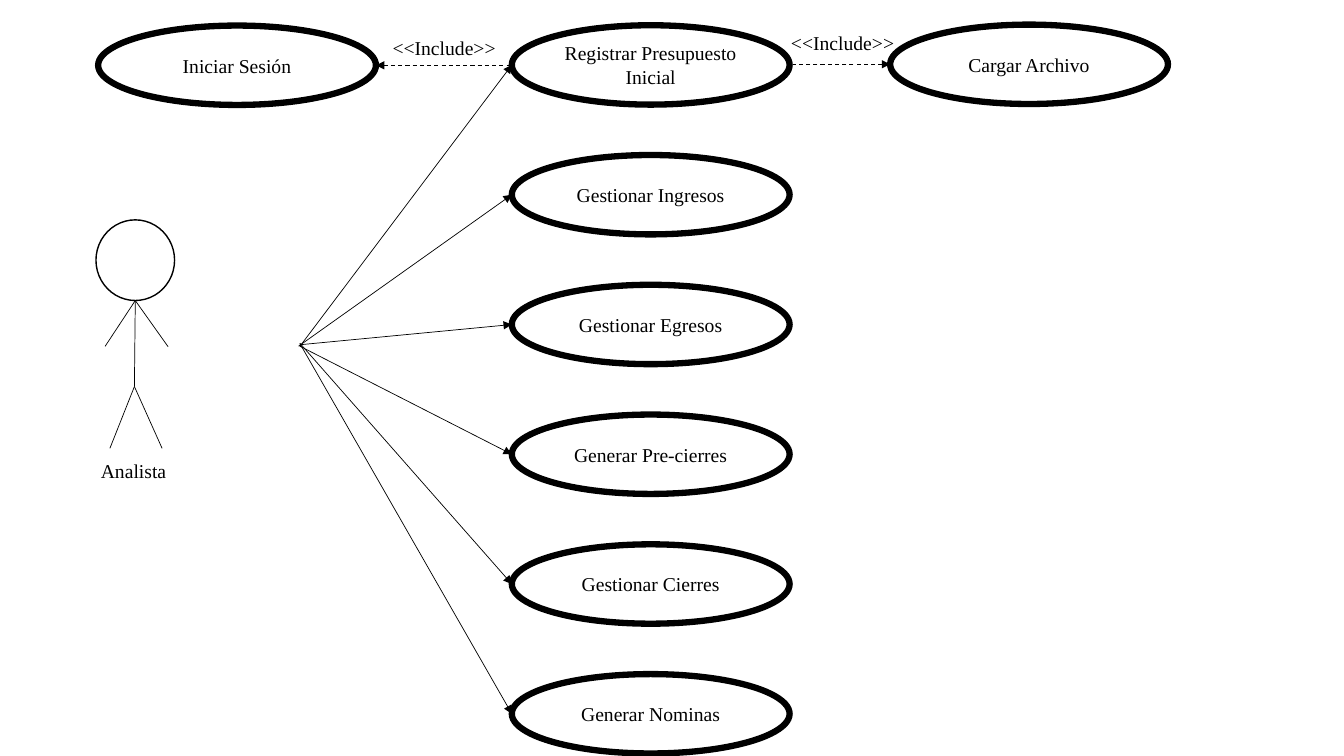
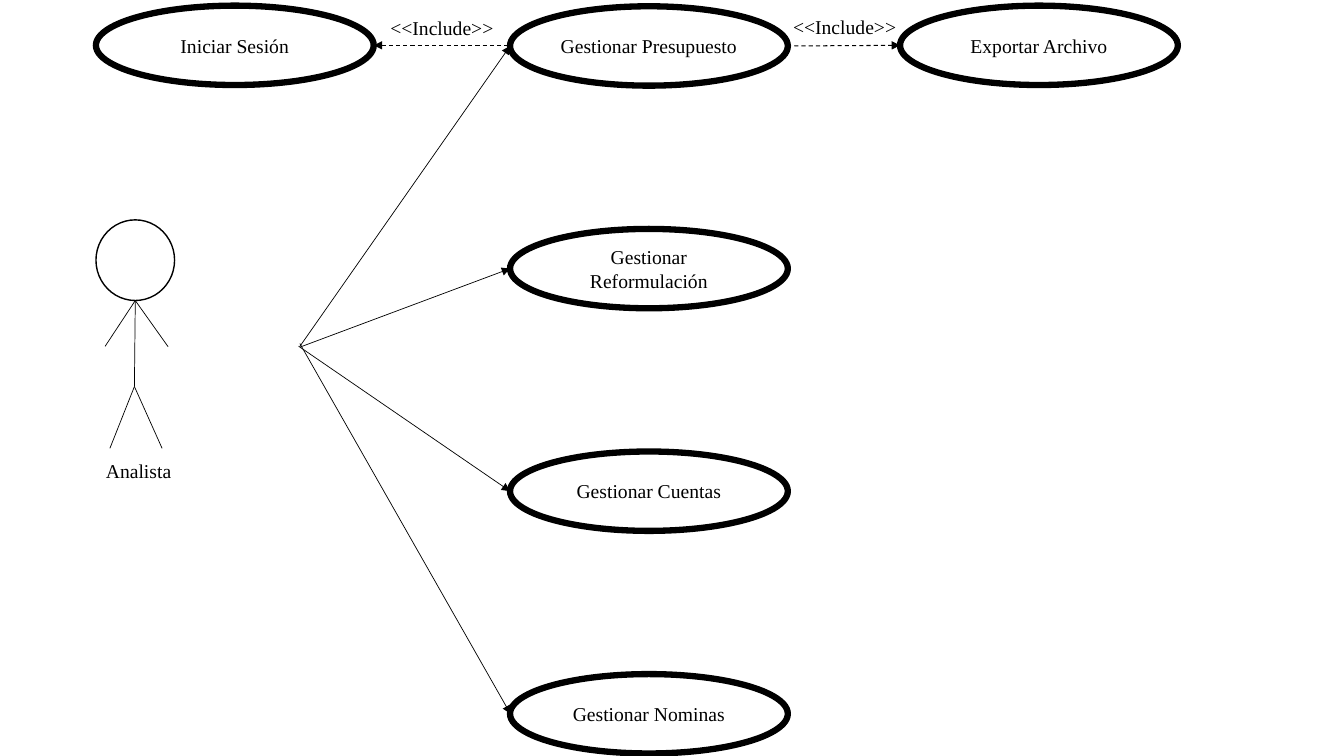
Before and after one commit to jakeyellowblack/UNA, a slide deck: slide 2 of Casos de uso.pptx. Drawn at 1344x756 pixels with LibreOffice and Linux fonts; fonts in the diff are those of the drawing. Boxes give left, top, right and bottom in pixels: in the first picture for what was removed or moved away, otherwise in the second. Text is boxed around its words. In the diff, an @@ line names an element or a change of style, - is before the commit and + after.

Commit message:
Listas de movimientos de reformulaciones y nominas

```diff
--- a/Casos de uso.pptx
+++ b/Casos de uso.pptx
@@ text "<<Include>>": place and size @@
-text "<<Include>>" at (393, 41, 496, 56)
+text "<<Include>>" at (390, 21, 493, 36)
@@ 2 ellipses, 1 arrow: place and size @@
-2 ellipses, 1 arrow at (98, 25, 790, 105)
+2 ellipses, 1 arrow at (96, 6, 788, 86)
@@ text "<<Include>>" rewrapped from (791, 36, 894, 55) to (793, 20, 896, 35) @@
@@ ellipse "Exportar Archivo": place and size @@
-ellipse "Exportar Archivo" at (890, 24, 1169, 104)
+ellipse "Exportar Archivo" at (900, 6, 1179, 86)
@@ arrow moved from (300, 347) - (512, 65) to (300, 347) - (510, 46) @@
@@ text in ellipse at (561, 40, 737, 58): text changed @@
-Registrar Presupuesto Inicial
+Gestionar Presupuesto
@@ arrow moved from (890, 65) - (792, 65) to (900, 45) - (788, 46) @@
@@ text in ellipse at (970, 39, 1107, 58): text changed @@
-Cargar Archivo
+Exportar Archivo
@@ ellipse "Gestionar Reformulación": place and size @@
-ellipse "Gestionar Reformulación" at (512, 285, 790, 365)
+ellipse "Gestionar Reformulación" at (510, 229, 788, 309)
@@ arrow moved from (300, 345) - (512, 325) to (300, 347) - (510, 268) @@
@@ text in ellipse at (590, 251, 708, 289): text changed @@
-Gestionar Egresos
+Gestionar Reformulación
@@ arrow moved from (298, 346) - (512, 195) to (298, 346) - (510, 491) @@
@@ group removed at (300, 343, 790, 624): 2 ellipses, 2 arrows @@
-Generar Pre-cierres
-Gestionar Cierres
@@ text "Analista": place and size @@
-text "Analista" at (101, 464, 166, 479)
+text "Analista" at (106, 464, 171, 479)
@@ ellipse "Gestionar Cuentas": place and size @@
-ellipse "Gestionar Cuentas" at (512, 155, 790, 235)
+ellipse "Gestionar Cuentas" at (510, 452, 788, 531)
@@ text in ellipse at (577, 485, 721, 499): text changed @@
-Gestionar Ingresos
+Gestionar Cuentas
@@ text in ellipse at (573, 708, 725, 722): text changed @@
-Generar Nominas
+Gestionar Nominas
```
Also in this commit, not shown: 2 other slides changed, 10 other files.
